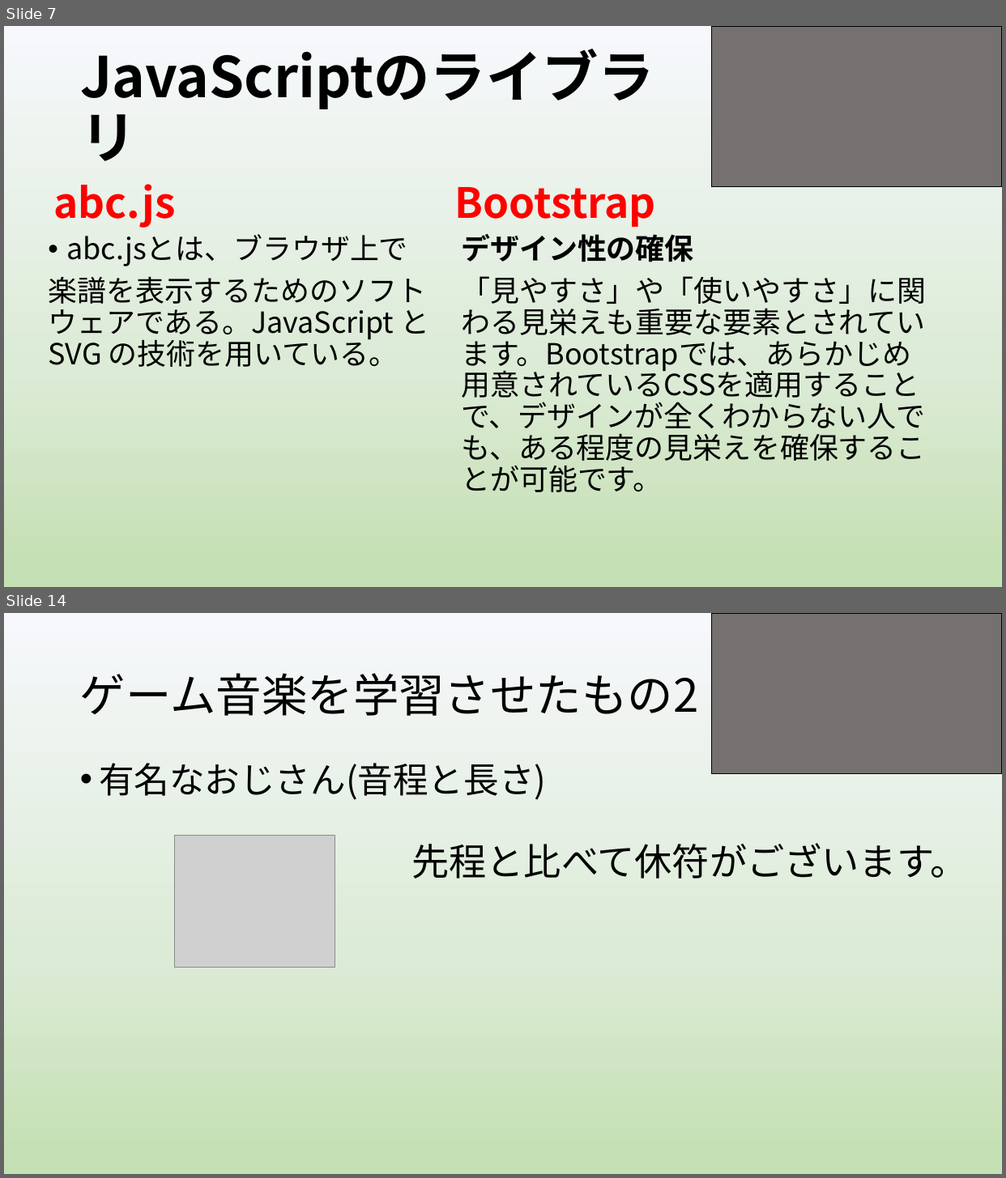
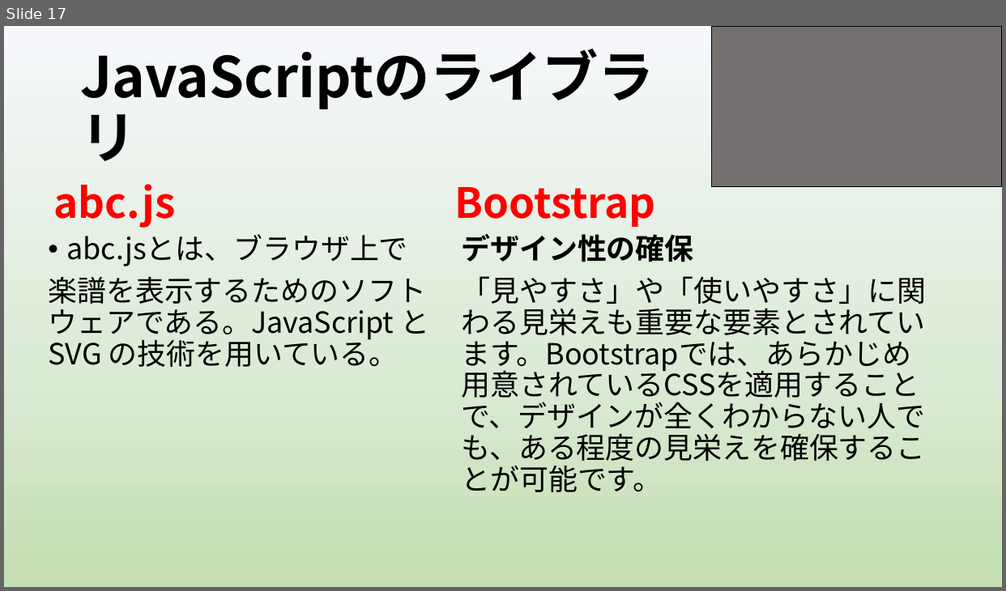
Before and after one commit to yoshitake266/bitComposer_prj, a slide deck: presentation/graduation/bit Composer3 .pptx. Shown one above the other, each under a label of ours: slides 7 and 14 before the commit, slide 17 after it; the slides between them are not shown. The pictures are 1006x1178 and 1006x591 pixels, drawn with LibreOffice and Linux fonts; fonts in the diff are those of the drawing; grey boxes stand for pictures. Boxes give left, top, right and bottom in pixels: in the first picture for what was removed or moved away, otherwise in the second. Text is boxed around its words. In the diff, an @@ line names an element or a change of style, - is before the commit and + after.

```diff
--- a/presentation/graduation/bit Composer3 .pptx
+++ b/presentation/graduation/bit Composer3 .pptx
@@ slide 14 removed at [4,613,1002,1174], background gradient #F6F8FC to #DCEBD6 to #C5E0B4 @@
@@ rectangle removed at [711,613,1002,774] @@
@@ title removed at [80,673,699,716] @@
-ゲーム音楽を学習させたもの2
@@ text removed at [99,763,546,800] @@
-• 有名なおじさん(音程と長さ)
@@ picture removed at [175,835,335,968] @@
@@ text removed at [411,843,968,879] @@
-先程と比べて休符がございます。
@@ what was slide 7 is now slide 17 @@
```
Also in this commit, not shown: 8 slides changed, 7 slides added, 6 other slides removed.
